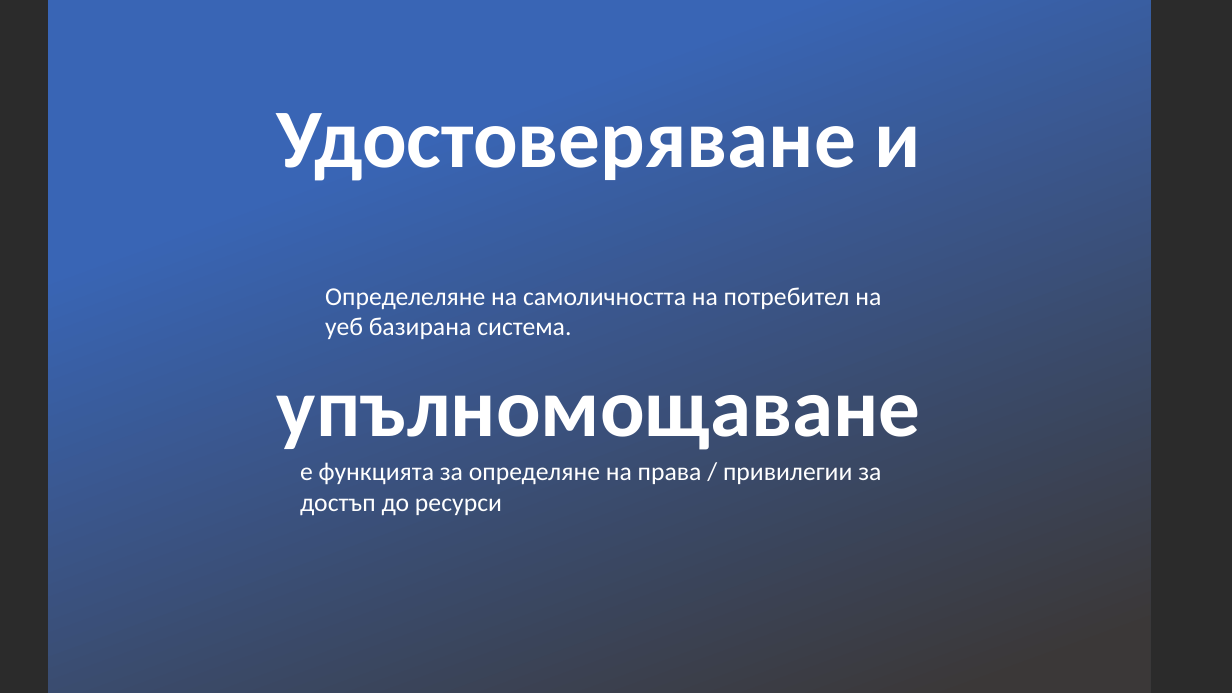
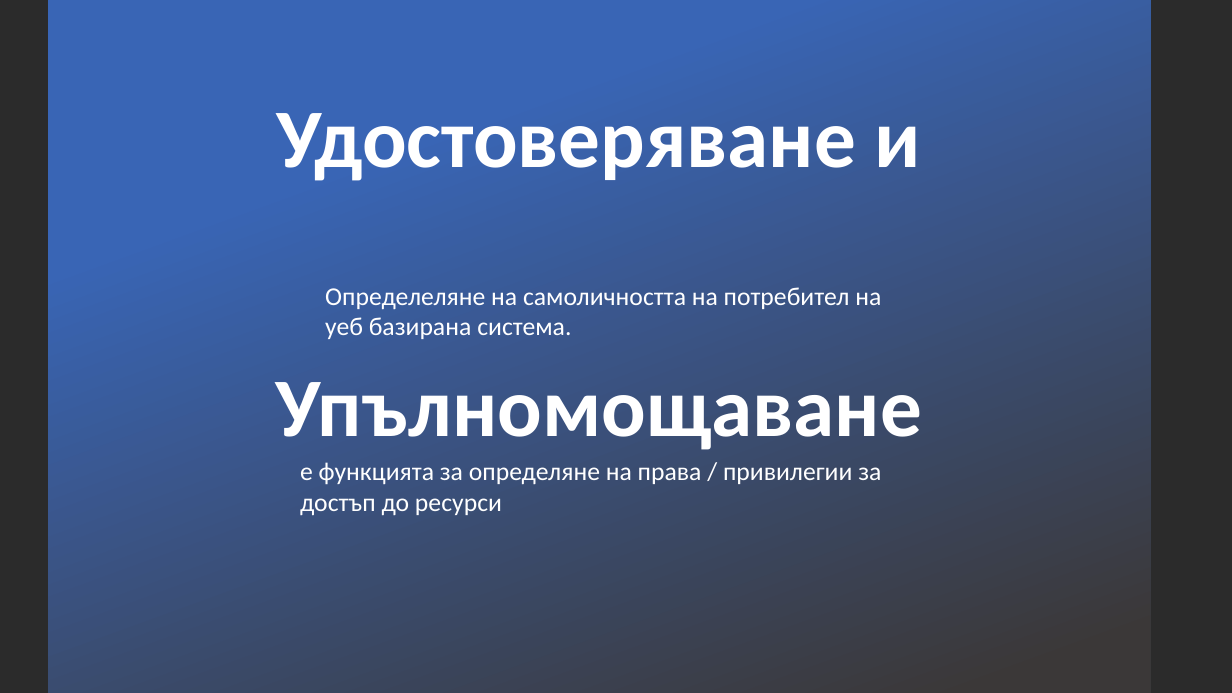
Before and after one commit to profjordanov/hybrid-app-development, a slide deck: slide 12 of 03. Async JS/lecture.pptx (slide 13 before the commit). Drawn at 1232x693 pixels with LibreOffice and Linux fonts; fonts in the diff are those of the drawing; background and template pictures are left out; a plain dark background stands for a picture behind light text. Boxes give left, top, right and bottom in pixels: in the first picture for what was removed or moved away, otherwise in the second. Text is boxed around its words. In the diff, an @@ line names an element or a change of style, - is before the commit and + after.

```diff
--- a/03. Async JS/lecture.pptx
+++ b/03. Async JS/lecture.pptx
@@ title at (275,113,922,450): text changed @@
-Удостоверяване и
-упълномощаване
+Удостоверяване и
+Упълномощаване
```
Also in this commit, not shown: 1 other slide changed, 1 slide added, 2 slides removed.
